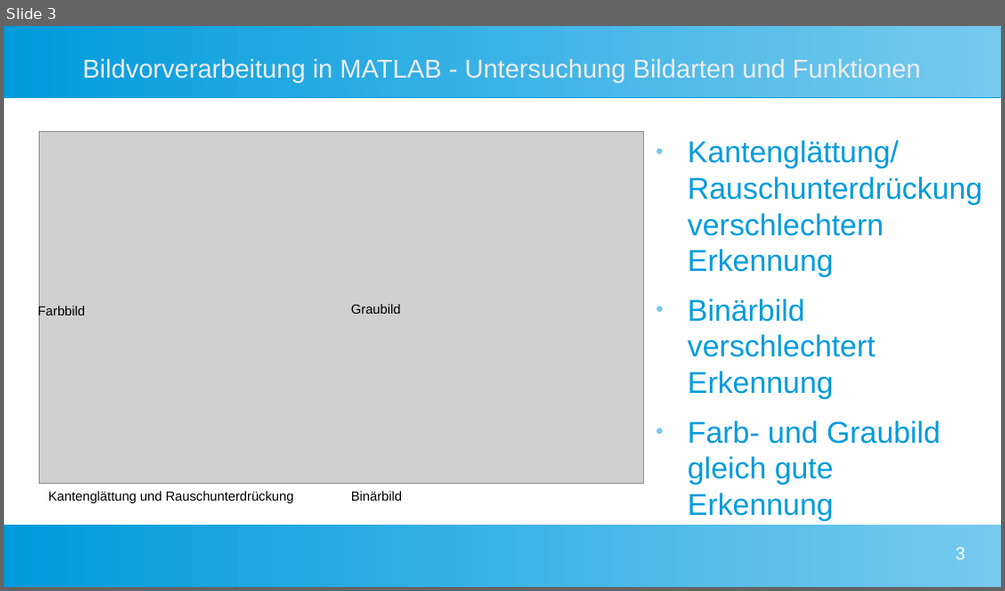
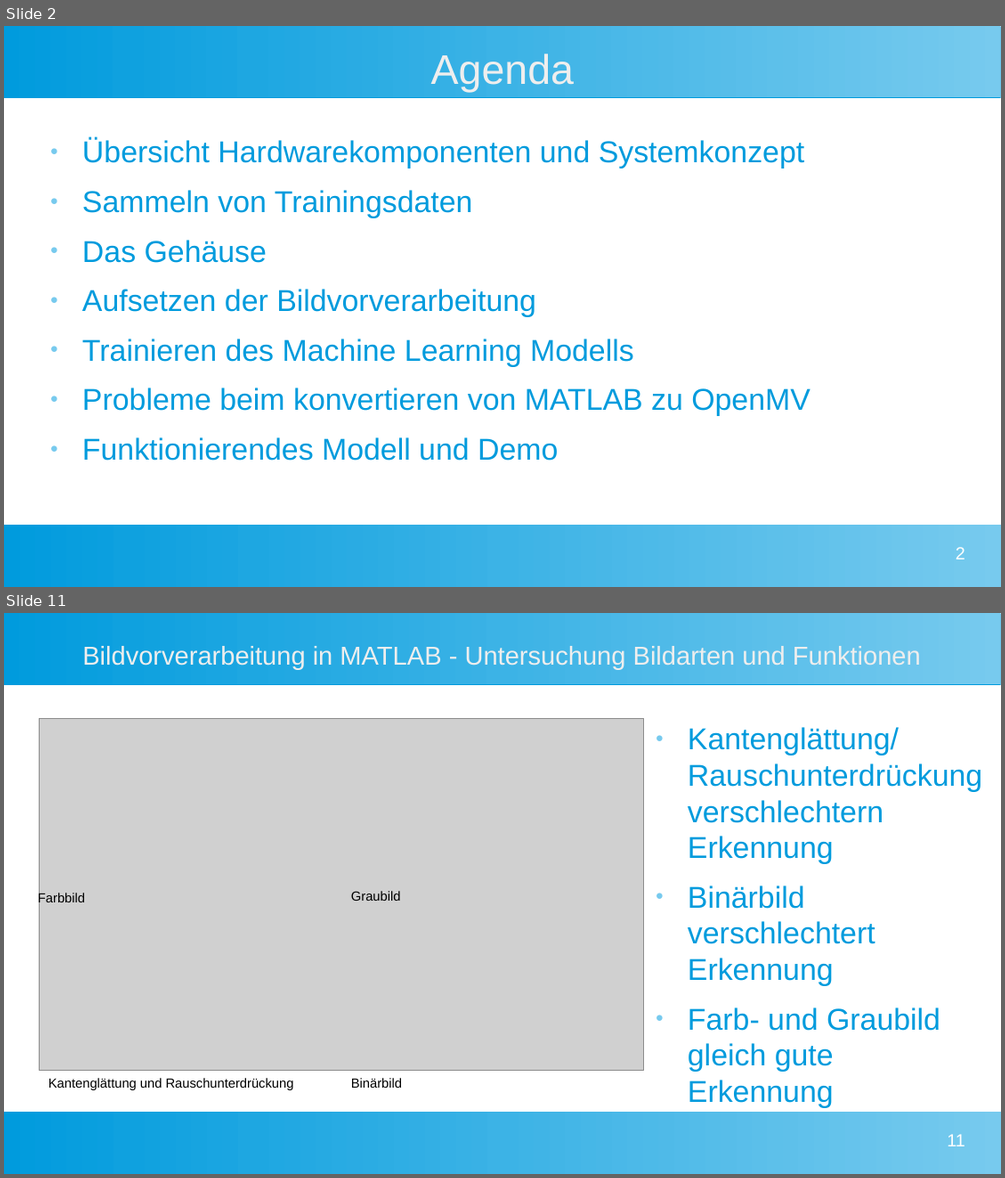
Before and after one commit to Commander-Philip/the-machine-learning-brick, a slide deck: docs/Präsentation.odp. Shown one above the other, each under a label of ours: slide 3 before the commit, slides 2 and 11 after it; the slides between them are not shown. The pictures are 1005x591 and 1005x1178 pixels, drawn with LibreOffice and Linux fonts; fonts in the diff are those of the drawing; grey boxes stand for pictures. Boxes give left, top, right and bottom in pixels: in the first picture for what was removed or moved away, otherwise in the second. Text is boxed around its words. In the diff, an @@ line names an element or a change of style, - is before the commit and + after.

Commit message:
Präsentationen zusammengeführt und Beispielmodelle von OpenMV hinzugefügt

```diff
--- a/docs/Präsentation.odp
+++ b/docs/Präsentation.odp
@@ slide 2 added at (x1=4, y1=26, x2=1001, y2=587), background #FFFFFF; not listed: 2 template elements that a slide beside it also shows @@
@@ title added at (x1=431, y1=54, x2=574, y2=92), 33 pt, text #EEEEEE @@
+Agenda
@@ text added at (x1=82, y1=138, x2=810, y2=460), 24 pt, text #009BDD @@
+● Übersicht Hardwarekomponenten und Systemkonzept
+● Sammeln von Trainingsdaten
+● Das Gehäuse
+● Aufsetzen der Bildvorverarbeitung
+● Trainieren des Machine Learning Modells
+● Probleme beim konvertieren von MATLAB zu OpenMV
+● Funktionierendes Modell und Demo
@@ page number added at (x1=955, y1=547, x2=965, y2=559), 14 pt, text #FFFFFF @@
+2
@@ what was slide 3 is now slide 11 @@
@@ page number at (x1=947, y1=1134, x2=965, y2=1146): text changed @@
-3
+11
```
Also in this commit, not shown: 14 other slides added, 3 slides removed, 4 other files.
